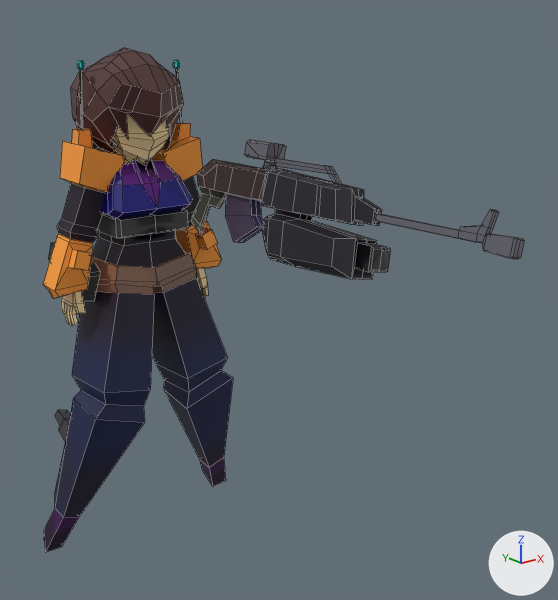
An edit to the FBX model Assets/Model/BlueMesh.fbx, drawn before and after from the same camera.
Camera for both pictures: a camera (50 mm lens) standing at (-3.92, -7.29, 5.35) and looking at (0.45, -1.82, 3.17). Every picture has the same lights, and +X, +Y and +Z are marked at lower right. Mesh edges are drawn as thin lines.

Names of what the first picture shows: 'Arms', 'Gun.001'.
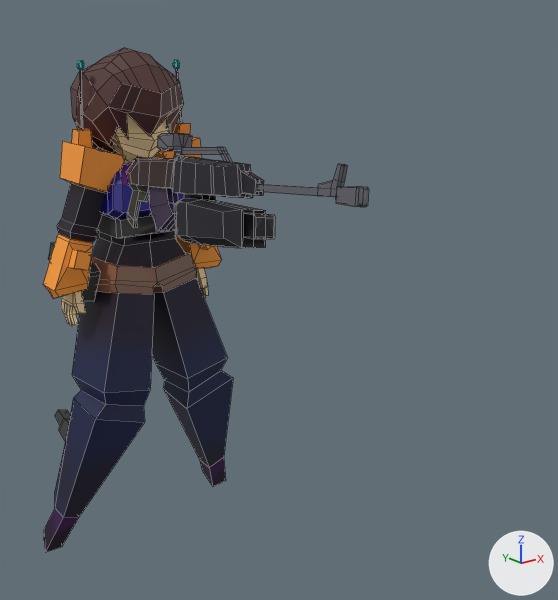
Location of each change, (x1, y1, x2, y2) in pixels of the pictures (558 x 600 px):
'Gun.001', moved, turned: before (192, 140, 524, 279); after (127, 133, 369, 248)

Edits to the bpy script that builds the scene:
```text
Change ob_gun_001:
    ob_gun_001.location: (-0.27, -1.71, 4.23) -> (-0.53, -0.92, 4.18)
    ob_gun_001.rotation_euler: (0.0114, 0.183, 0.0135) -> (-0.0788, 0.12, -0.0576)  # degrees (0.7, 10, 0.8) -> degrees (-4.5, 6.9, -3.3)
```
